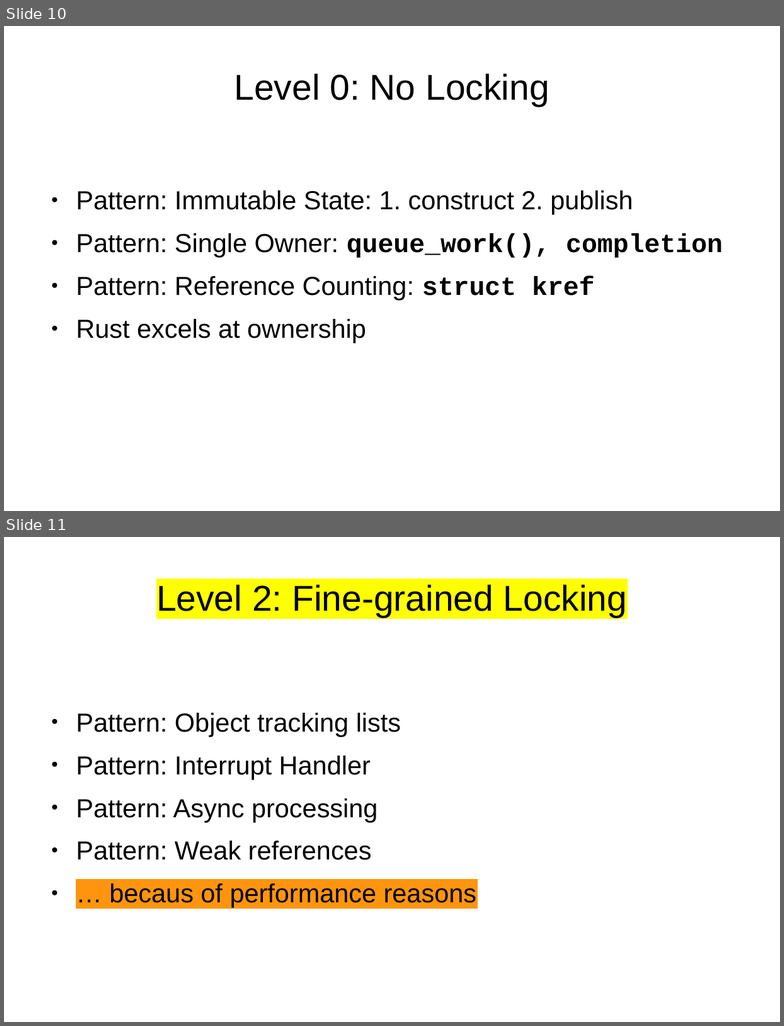
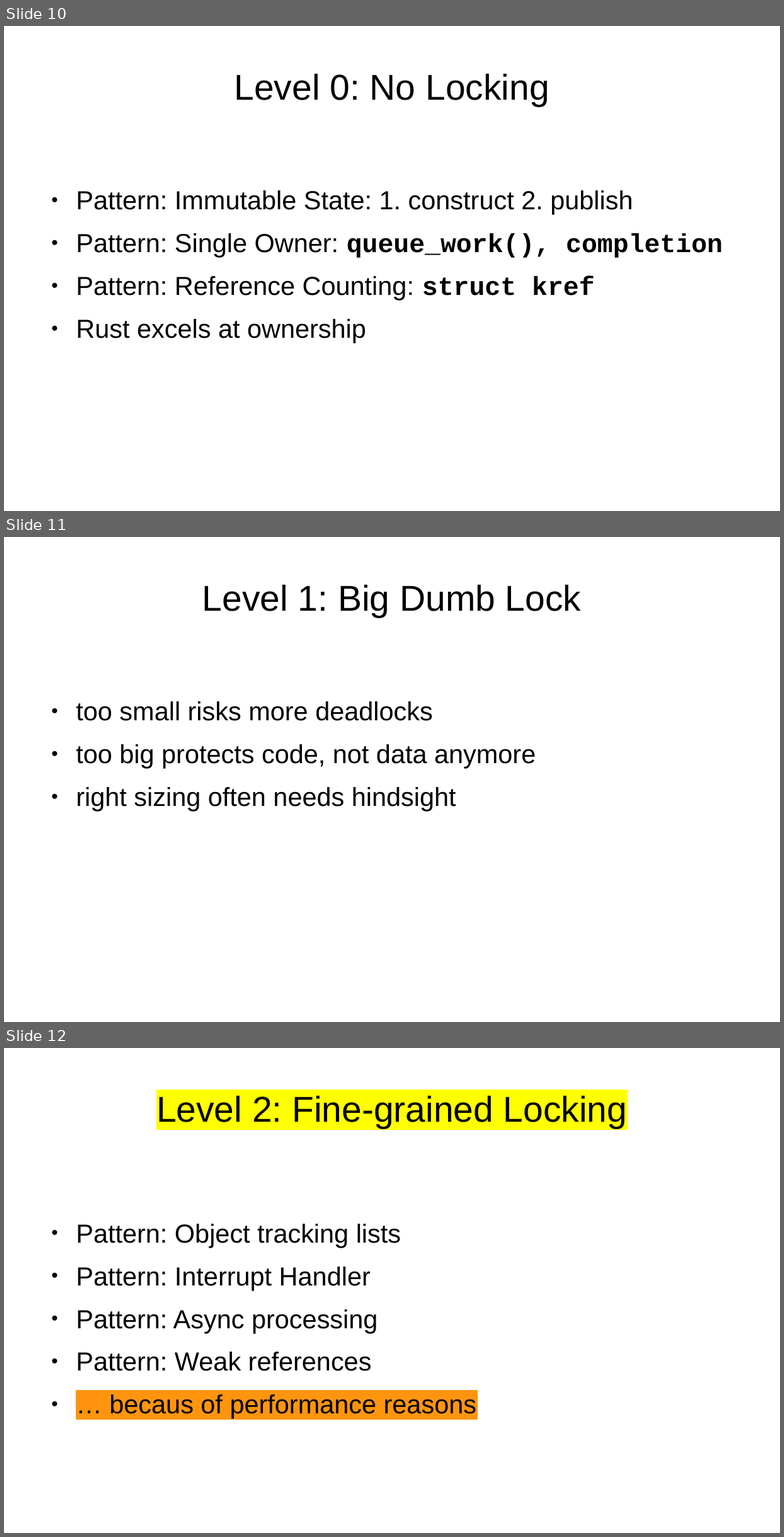
Before and after one commit to danvet/danvet.github.io, a slide deck: slides/elce-2023-locking.odp. Shown one above the other, each under a label of ours: slides 10 and 11 before the commit, slides 10, 11 and 12 after it. The pictures are 784x1026 and 784x1537 pixels, drawn with LibreOffice and Linux fonts; fonts in the diff are those of the drawing. Boxes give left, top, right and bottom in pixels: in the first picture for what was removed or moved away, otherwise in the second. Text is boxed around its words. In the diff, an @@ line names an element or a change of style, - is before the commit and + after.

```diff
--- a/slides/elce-2023-locking.odp
+++ b/slides/elce-2023-locking.odp
@@ slide 11 added at box(4, 537, 780, 1022), background #FFFFFF @@
@@ title added at box(202, 584, 581, 618), 36.7 pt, text #000000 @@
+Level 1: Big Dumb Lock
@@ text added at box(76, 701, 536, 811), 26.7 pt, text #000000 @@
+● too small risks more deadlocks
+● too big protects code, not data anymore
+● right sizing often needs hindsight
@@ what was slide 11 is now slide 12 @@
```
Also in this commit, not shown: 1 slide changed, 1 other slide added, 2 other files.
